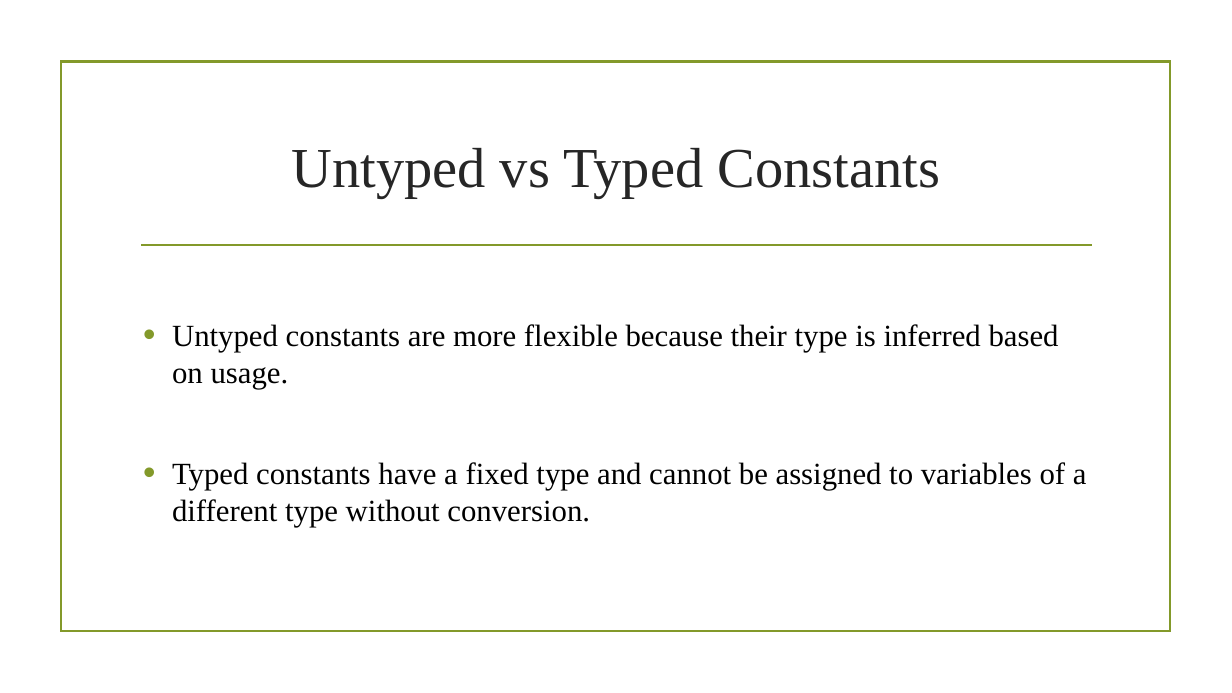
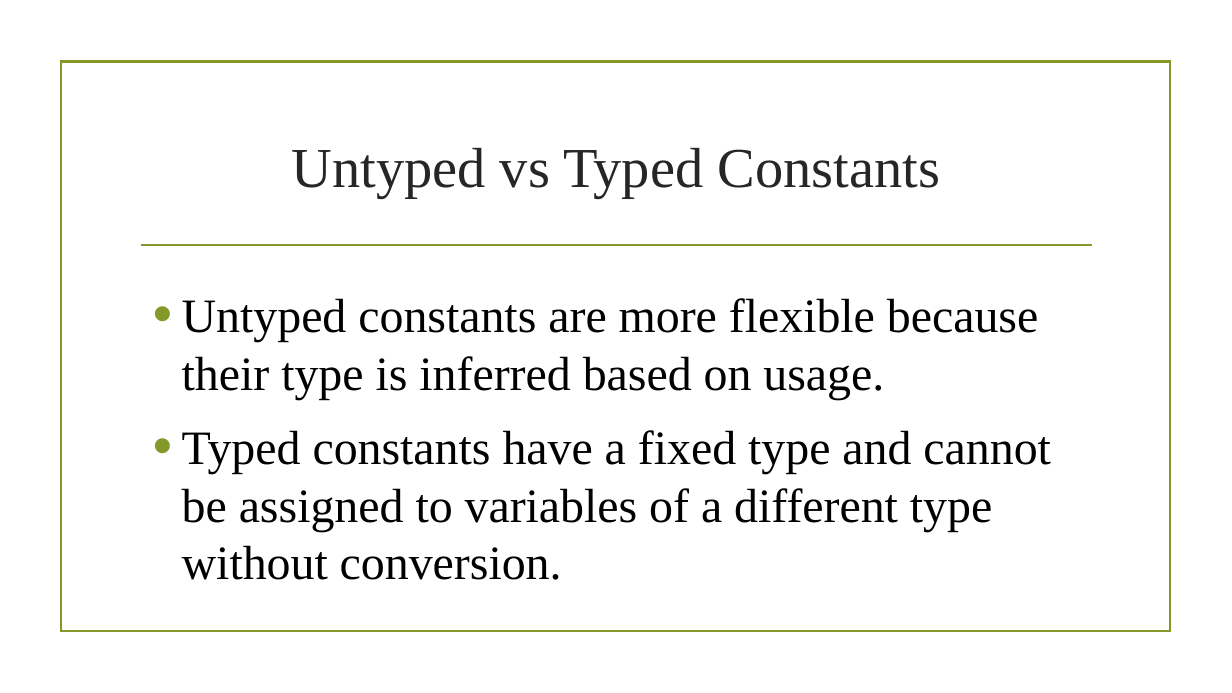
Before and after one commit to CodeWithDhruvX/coding_ppt, a slide deck: slide 7 of ppt/golang/interview_questions/6/constant.pptx. Drawn at 1232x693 pixels with LibreOffice and Linux fonts; fonts in the diff are those of the drawing; background and template pictures are left out. Boxes give left, top, right and bottom in pixels: in the first picture for what was removed or moved away, otherwise in the second. Text is boxed around its words. In the diff, an @@ line names an element or a change of style, - is before the commit and + after.

```diff
--- a/ppt/golang/interview_questions/6/constant.pptx
+++ b/ppt/golang/interview_questions/6/constant.pptx
@@ text "Untyped constants are more flexible ..." moved from (x1=172, y1=324, x2=1087, y2=527) to (x1=182, y1=298, x2=1051, y2=532) @@
@@ text "Untyped constants are more flexible ..." at (x1=182, y1=298, x2=1051, y2=532): size 18 to 28 pt; more space between paragraphs @@
```
Also in this commit, not shown: 2 other slides changed, 9 other files.
